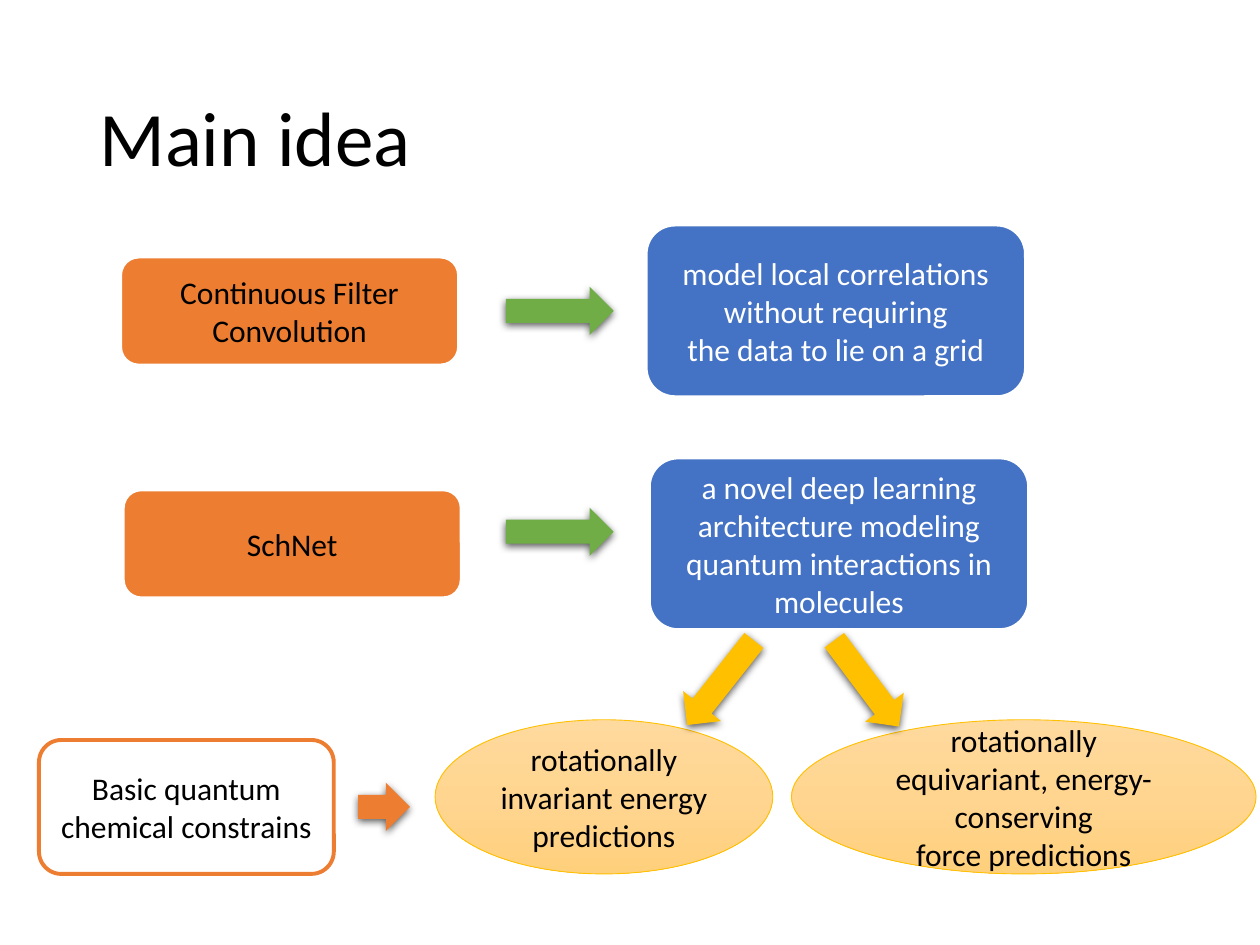
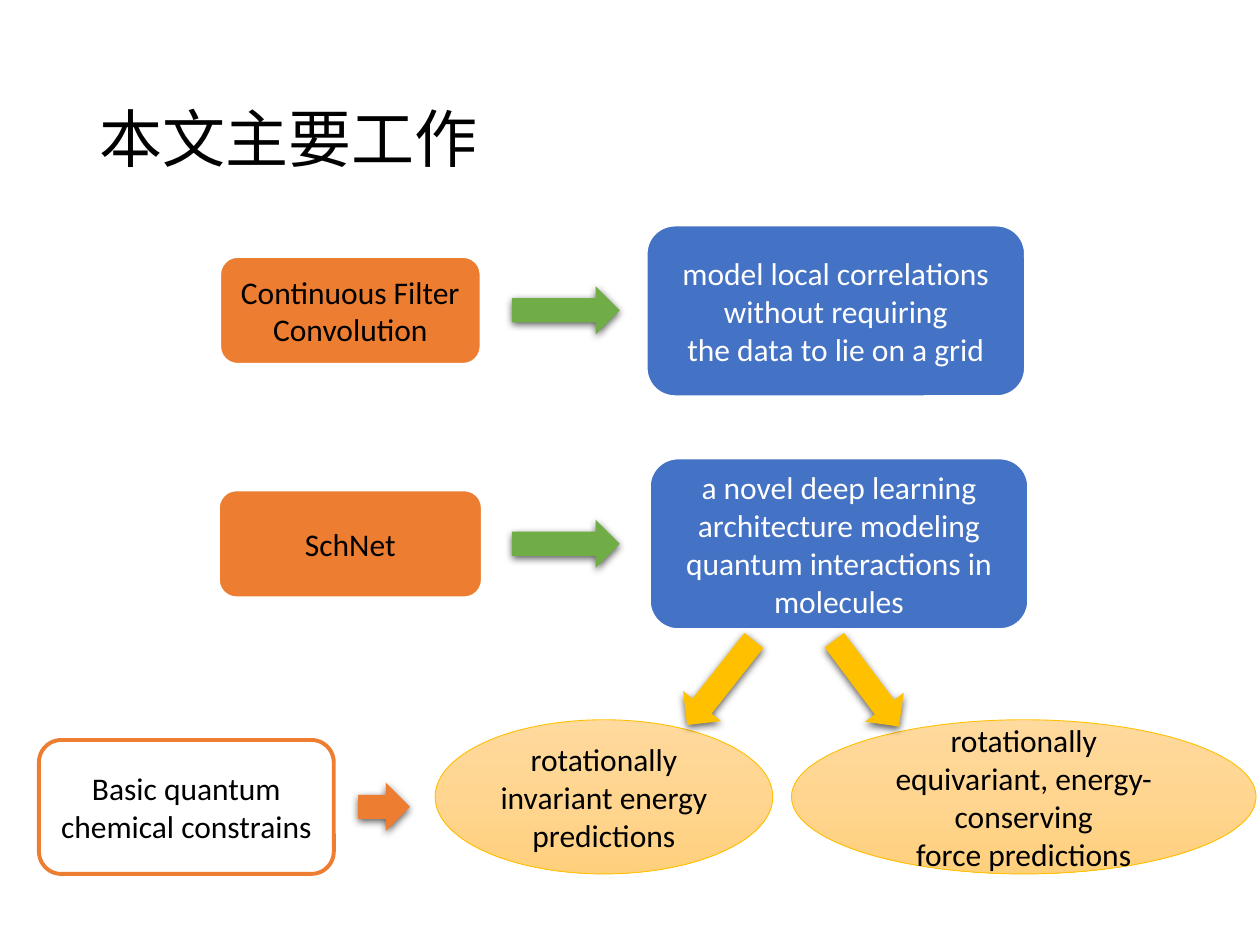
Before and after one commit to jiaweile/discussion-hpc-ai, a slide deck: slide 6 of LearningMaterials/week5/SchNet.pptx (slide 2 before the commit). Drawn at 1260x945 pixels with LibreOffice and Linux fonts; fonts in the diff are those of the drawing. Boxes give left, top, right and bottom in pixels: in the first picture for what was removed or moved away, otherwise in the second. Text is boxed around its words. In the diff, an @@ line names an element or a change of style, - is before the commit and + after.

```diff
--- a/LearningMaterials/week5/SchNet.pptx
+++ b/LearningMaterials/week5/SchNet.pptx
@@ title at [99,108,477,167]: text changed; size 44 to 36 pt @@
-Main idea
+本文主要工作
@@ rounded rectangle "Continuous Filter": place and size @@
-rounded rectangle "Continuous Filter" at [121,257,459,365]
+rounded rectangle "Continuous Filter" at [219,257,480,365]
@@ right arrow: place and size @@
-right arrow at [505,287,614,335]
+right arrow at [512,286,620,334]
@@ rounded rectangle "SchNet": place and size @@
-rounded rectangle "SchNet" at [123,490,461,598]
+rounded rectangle "SchNet" at [218,490,481,598]
@@ right arrow: place and size @@
-right arrow at [505,508,614,556]
+right arrow at [512,519,620,567]
```
Also in this commit, not shown: 11 other slides changed, 9 slides added, 1 slide removed.
